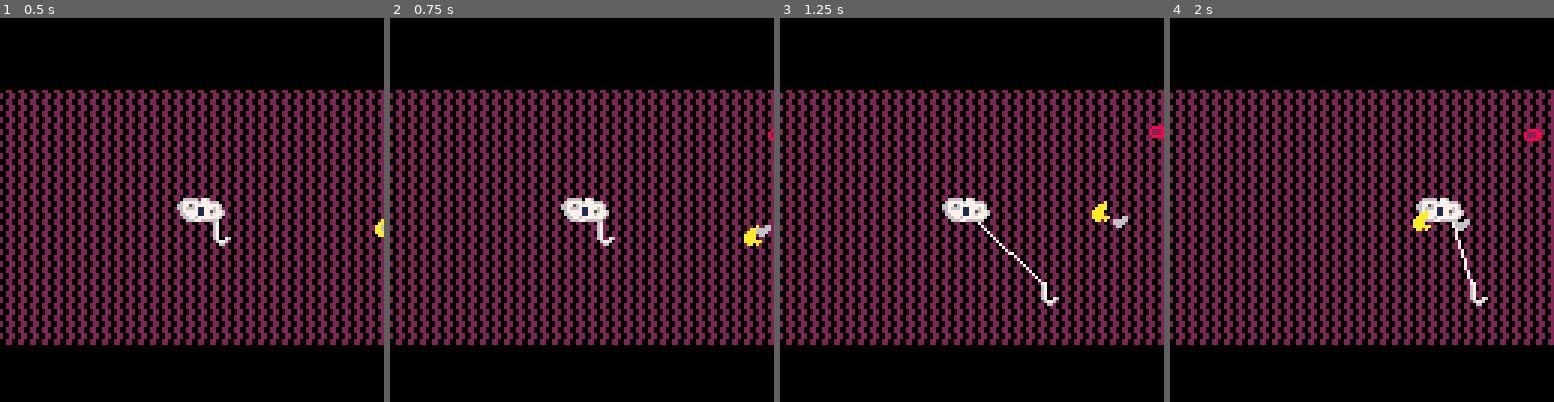
Above: before the commit, frames 1-4 (left to right).
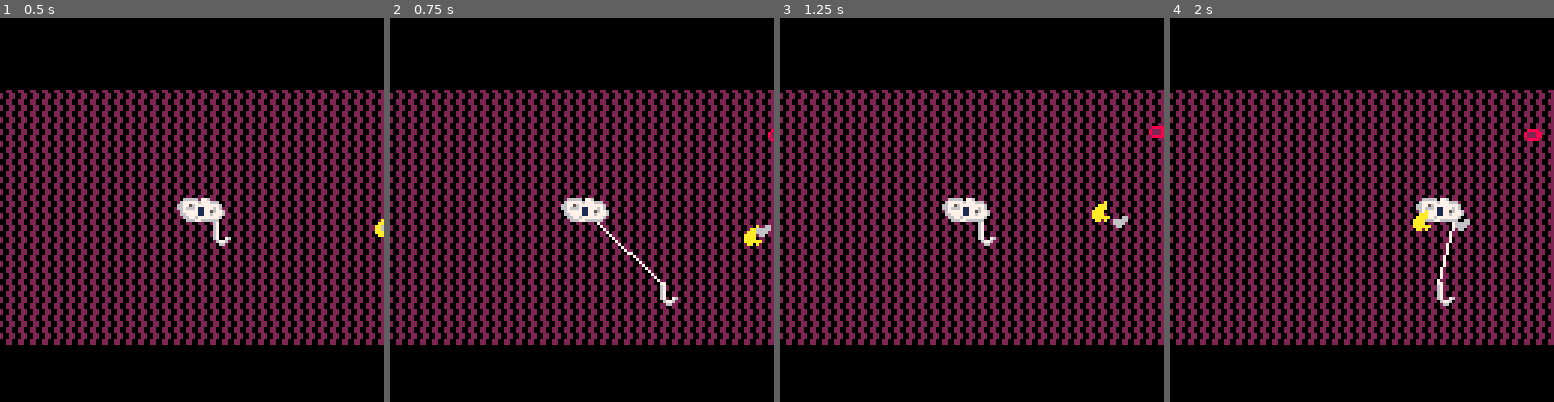
Above: after the commit, the same moments.

Repository: tyedye105/SlowJamJune2018
Game: PICO-8 cartridge amoebaFish.p8
Two runs of this game, one before a commit and one after it. Both use one fixed random seed, a clock stepped at 60 frames per second and the inputs below.
Inputs:
- Up to frame 1 (0.5 s): tap X (X key) at 0.33 s
- Up to frame 2 (0.75 s): tap O (Z key) at 0.7 s
- Up to frame 3 (1.25 s): tap X (X key) at 1.07 s
- Up to frame 4 (2 s): hold Right from 1.6 s (still down); tap O (Z key) at 1.7 s; tap X (X key) at 1.85 s

Frame 1 is identical in both runs. In frame 2, 0.3% of the frame differs, in the area x 53-75%, y 53-75%; in frame 3, 0.3%; in frame 4, 0.5%, in the area x 69-83%, y 54-75%.

Commit message:
added directional cast

Diff:
--- a/amoebaFish.p8
+++ b/amoebaFish.p8
@@ -272,7 +272,10 @@
 
 function update_hook()
  if (btnp(❎) and h.retracted) then
-  local c = cocreate(throw_hook)
+  local c = cocreate(throw_hook_up)
+  add(events, c)
+ elseif (btnp(🅾️) and h.retracted) then
+  local c = cocreate(throw_hook_down)
   add(events, c)
  elseif h.retracted then
   h.x = h.getx(h.xoff)
@@ -283,21 +286,43 @@
  end
 end
 
-function throw_hook()
+function throw_hook_up()
+	--extend hook
+  h.retracted = false
+
+  for i=1,20 do
+    h.x += 1
+    h.y -= 1
+  end
+
+  retract()
+
+end
+
+--i know this isn't esp. "dry",
+--but coroutines can't take
+--params or return values.
+function throw_hook_down()
  --extend hook
   h.retracted = false
+
   for i=1,20 do
     h.x += 1
     h.y += 1
   end
 
+  retract()
+
+end
+
+function retract()
   --leave the hook extended
+  --for 10 ticks
   for i=1,10 do yield()end
 
+  --retract hook
   local dirx = 1
   local diry = 1
-
-  --retract hook
   for i=1,dur do
    if (h.x > p.x) then dirx = -1 else dirx = 1 end
    if (h.y > p.y) then diry = -1 else diry = 1 end
@@ -307,9 +332,11 @@
    h.y += dy
    yield()
   end
-   h.x = h.getx(h.xoff)
-   h.y = h.gety(h.yoff)
-   h.retracted = true
+
+
+  h.x = h.getx(h.xoff)
+  h.y = h.gety(h.yoff)
+  h.retracted = true
 end
 __gfx__
 00000000006666607760000006776000000000000000000000000000000000000677600000000000999999999999999999999999999999999999999900000000
